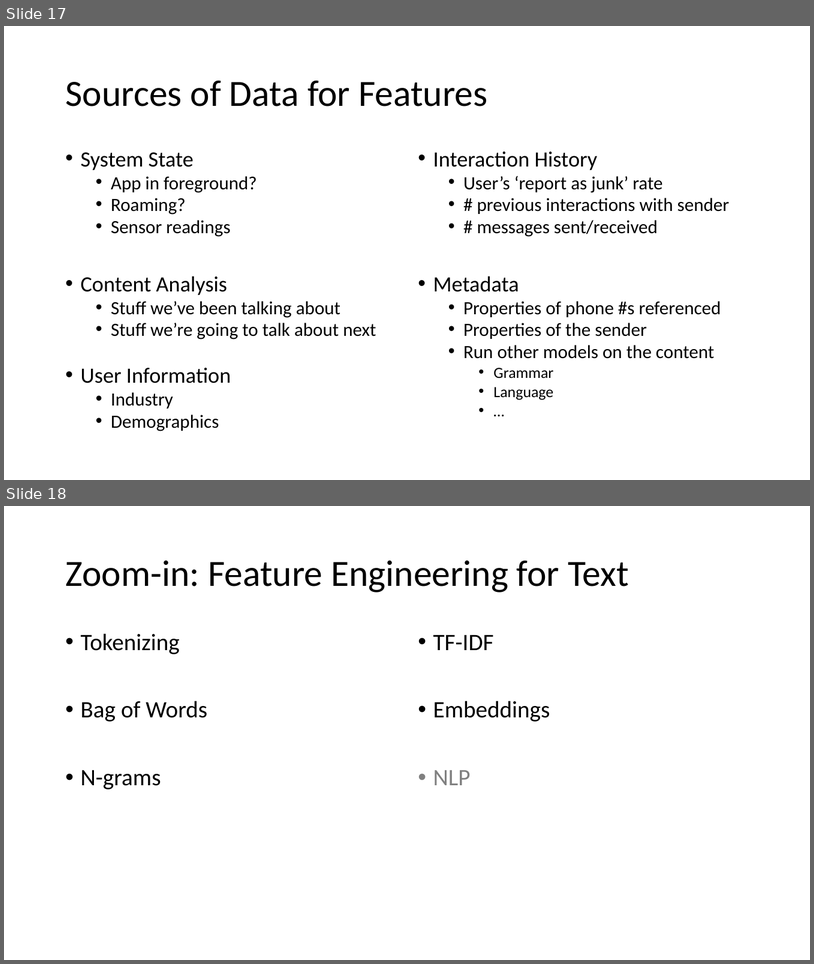
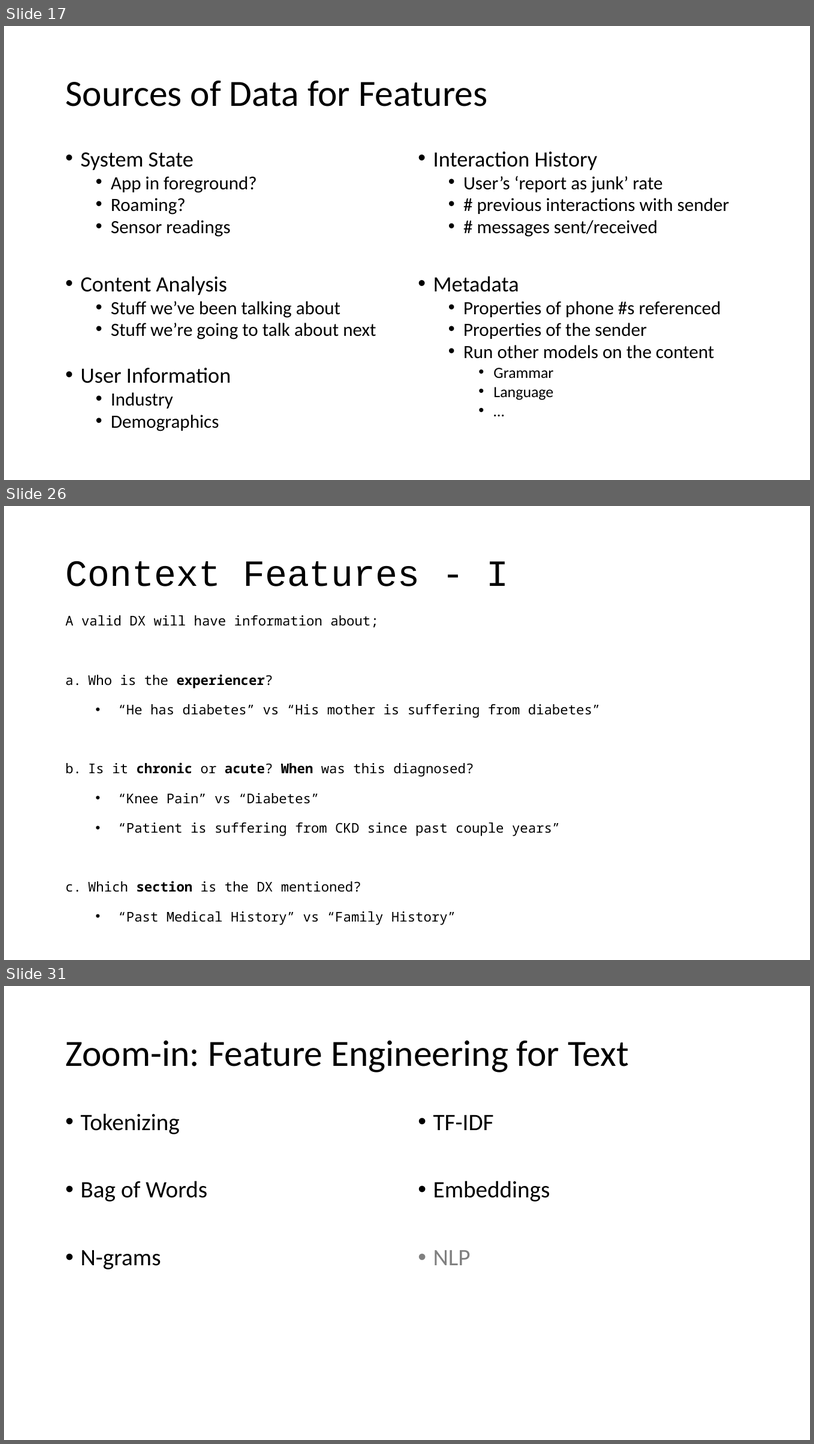
Before and after one commit to maelstromdat/MediTechBigData, a slide deck: 5. Adv. Feature Engineering.pptx. Shown one above the other, each under a label of ours: slides 17 and 18 before the commit, slides 17, 26 and 31 after it; the slides between them are not shown. The pictures are 814x964 and 814x1444 pixels, drawn with LibreOffice and Linux fonts; fonts in the diff are those of the drawing. Boxes give left, top, right and bottom in pixels: in the first picture for what was removed or moved away, otherwise in the second. Text is boxed around its words. In the diff, an @@ line names an element or a change of style, - is before the commit and + after.

```diff
--- a/5. Adv. Feature Engineering.pptx
+++ b/5. Adv. Feature Engineering.pptx
@@ slide 26 added at <box>4,506,810,960</box>, background #FFFFFF @@
@@ title added at <box>65,561,509,586</box>, 44 pt, text #000000 @@
+Context Features - I
@@ text added at <box>65,615,601,924</box>, 16 pt, text #000000 @@
+A valid DX will have information about;
+a. Who is the experiencer?
+  • “He has diabetes” vs “His mother is suffering from diabetes”
+b. Is it chronic or acute? When was this diagnosed?
+  • “Knee Pain” vs “Diabetes”
+  • “Patient is suffering from CKD since past couple years”
+c. Which section is the DX mentioned?
+  • “Past Medical History” vs “Family History”
@@ what was slide 18 is now slide 31 @@
```
Also in this commit, not shown: 1 slide changed, 13 other slides added, 1 slide removed, 1 other file.
